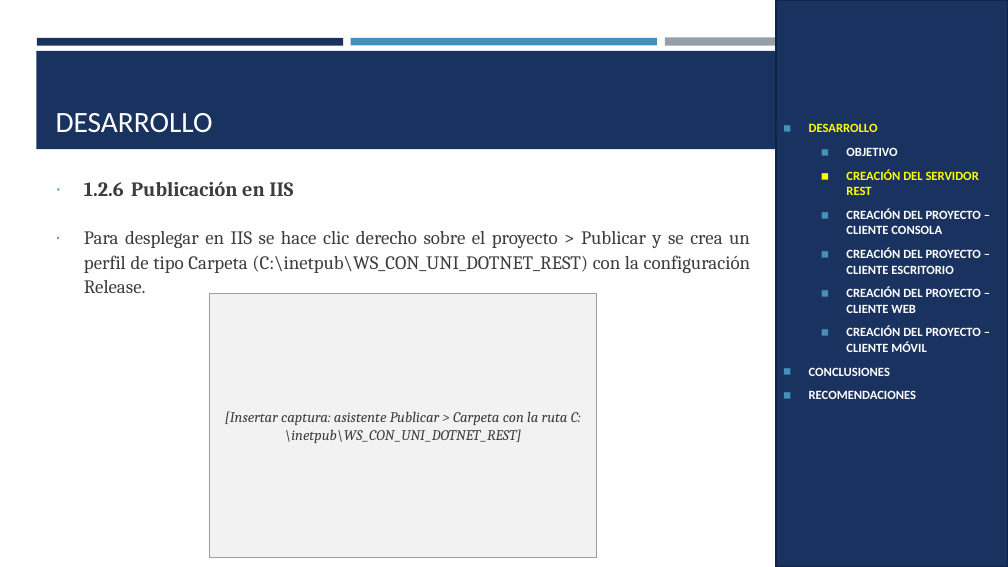
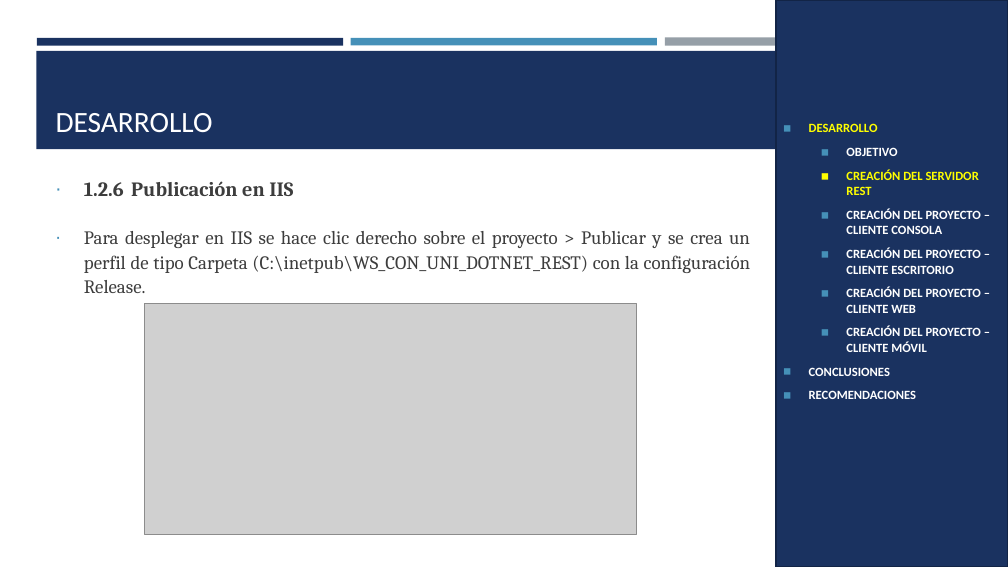
Before and after one commit to Teo344/Arquitectura_GRUPO03, a slide deck: slide 20 of TI.1.4. PAO202651_RESTFUL_DOTNET_SINBDD_NRC36884_GR03/05. DOCUMENTACION/PRESENTACION TI.1.4. RESTFUL sin BDD en DOTNET GR03.pptx. Drawn at 1008x567 pixels with LibreOffice and Linux fonts; fonts in the diff are those of the drawing; grey boxes stand for pictures. Boxes give left, top, right and bottom in pixels: in the first picture for what was removed or moved away, otherwise in the second. Text is boxed around its words. In the diff, an @@ line names an element or a change of style, - is before the commit and + after.

Commit message:
feat:add ppt for rest dotnet

```diff
--- a/TI.1.4. PAO202651_RESTFUL_DOTNET_SINBDD_NRC36884_GR03/05. DOCUMENTACION/PRESENTACION TI.1.4. RESTFUL sin BDD en DOTNET GR03.pptx
+++ b/TI.1.4. PAO202651_RESTFUL_DOTNET_SINBDD_NRC36884_GR03/05. DOCUMENTACION/PRESENTACION TI.1.4. RESTFUL sin BDD en DOTNET GR03.pptx
@@ rectangle removed at [210,293,597,558] @@
-[Insertar captura: asistente Publicar > Carpeta con la ruta C:\inetpub\WS_CON_UNI_DOTNET_REST]
@@ picture added at [144,304,637,535] @@
```
Also in this commit, not shown: 25 other slides changed, 3 slides removed, 1 other file.
